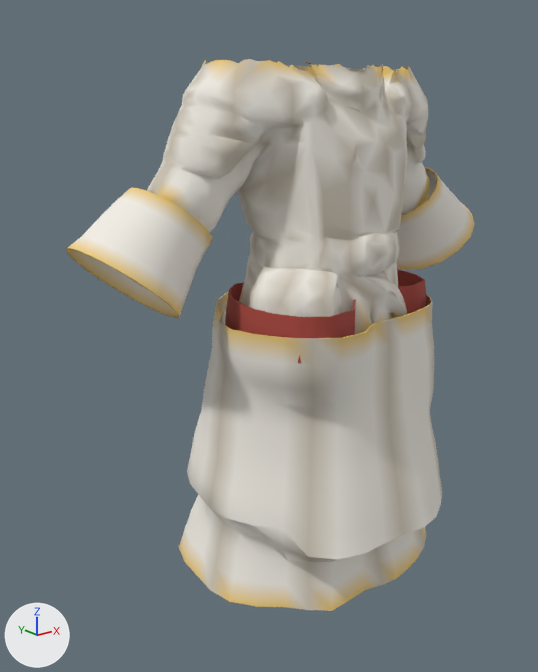
Two versions of the glTF model assets_src/armor/aydor_0/cloth_b_chest.glb, one commit apart.
Camera for both pictures: a 50 mm camera at (-1.144, -1.24, 1.445) aimed at (-0.088, 0.08, 0.917). Lighting does not change. The marker at lower left points along +X, +Y and +Z. The older version comes first. Vertices at exactly the same position are counted once.

In view in the first picture: 'cloth_b_chest'.
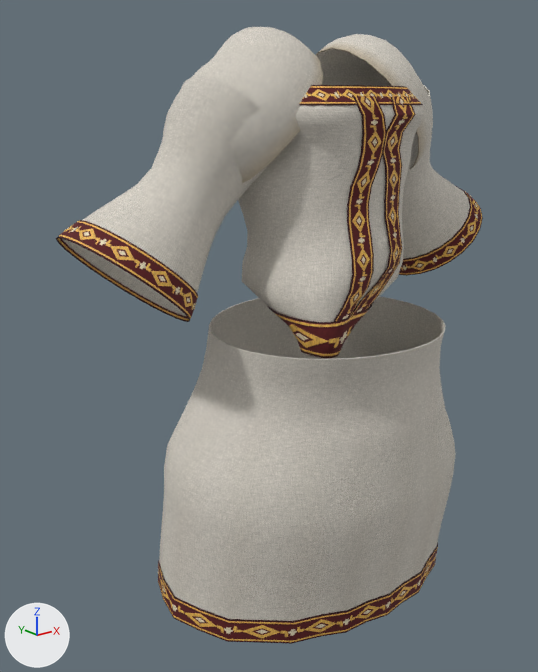
What changed in the scene script:
```text
Add img_band_n_png:
    img_band_n_png = load_image('band_n.png', '../textures/band_n.png', 256, 128, 'Non-Color')
Add img_band_orm_png:
    img_band_orm_png = load_image('band_orm.png', '../textures/band_orm.png', 256, 128, 'Non-Color')
Add img_band_c_png:
    img_band_c_png = load_image('band_c.png', '../textures/band_c.png', 256, 128, 'sRGB')
Add img_cloth_n_png:
    img_cloth_n_png = load_image('cloth_n.png', '../textures/cloth_n.png', 256, 256, 'Non-Color')
Add img_cloth_c_png:
    img_cloth_c_png = load_image('cloth_c.png', '../textures/cloth_c.png', 256, 256, 'sRGB')
Add img_cloth_orm_png:
    img_cloth_orm_png = load_image('cloth_orm.png', '../textures/cloth_orm.png', 256, 256, 'Non-Color')
Change mat_cloth:
    remove # nodes: BsdfPrincipled, OutputMaterial, VertexColor
    nodes: BsdfPrincipled, Mix, NormalMap, OutputMaterial, SeparateColor, TexImage x3, VertexColor
    uses the picture img_cloth_c_png
    uses the picture img_cloth_n_png
    uses the picture img_cloth_orm_png
Add mat_band:
    mat_band = bpy.data.materials.new('band')
    # uses the picture img_band_c_png
    # uses the picture img_band_n_png
    # uses the picture img_band_orm_png
Change me_cloth_b_chest:
    used by ob_cloth_b_chest; location = (0.0, 0.0, 0.0)
    remove me_cloth_b_chest.from_pydata(...)  # 2664 vertices, 4767 faces; spans x -0.561..0.562, y -0.297..0.315, z 0.363..1.526
    add me_cloth_b_chest.from_pydata(...)  # 3154 vertices, 5656 faces; spans x -0.577..0.58, y -0.296..0.335, z 0.292..1.592
    me_cloth_b_chest part 1: the loose piece of 1788 vertices spanning x -0.397..0.397, y -0.197..0.183, z 0.964..1.526 is rebuilt with 760 vertices and now spans x -0.196..0.194, y -0.188..0.206, z 0.946..1.472
    me_cloth_b_chest part 2: the loose piece of 480 vertices spanning x -0.326..0.335, y -0.297..0.315, z 0.363..1.007 is rebuilt with 480 vertices and now spans x -0.395..0.394, y -0.296..0.332, z 0.292..0.967
    me_cloth_b_chest part 3: the loose piece of 128 vertices spanning x -0.561..-0.276, y -0.058..0.218, z 1.017..1.286 is rebuilt with 120 vertices and now spans x -0.577..-0.318, y -0.078..0.238, z 1.006..1.231, in mat_band
    me_cloth_b_chest part 4: the loose piece of 128 vertices spanning x 0.276..0.562, y -0.058..0.219, z 1.016..1.285 is rebuilt with 120 vertices and now spans x 0.317..0.58, y -0.077..0.241, z 1.006..1.233, in mat_band
    me_cloth_b_chest part 5: 140 vertices removed from x -0.271..0.249, y -0.232..0.124, z 0.956..1.048; 1514 vertices added at x -0.568..0.571, y -0.194..0.238, z 0.944..1.592
    me_cloth_b_chest part 6: 160 vertices added at x -0.398..0.397, y -0.26..0.335, z 0.292..0.354
    add me_cloth_b_chest.materials.append(mat_band)
```

Where the change shows, as pixel boxes [x1, y1, x2, y2] in the pictures (538 x 672 px):
'cloth_b_chest', surface changed, reshaped (12% taller)
    before: [65, 59, 475, 611]
    after: [56, 27, 483, 644]
part 1 of me_cloth_b_chest, rebuilt
    before: [147, 59, 429, 333]
    after: [238, 105, 424, 322]
part 2 of me_cloth_b_chest, rebuilt (13% wider)
    before: [179, 292, 442, 611]
    after: [159, 296, 456, 621]
part 3 of me_cloth_b_chest, rebuilt (22% shorter)
    before: [65, 187, 213, 318]
    after: [56, 220, 198, 322]
part 4 of me_cloth_b_chest, rebuilt (8% wider, 12% shorter)
    before: [397, 167, 475, 270]
    after: [399, 186, 483, 276]
part 5 of me_cloth_b_chest, built on
    before: [225, 270, 427, 363]
    after: [62, 27, 470, 358]
part 6 of me_cloth_b_chest, added
    after: [158, 542, 438, 644]
